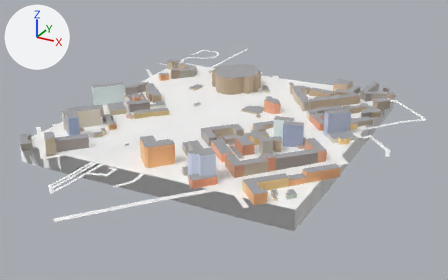
What one commit did to the glTF model public/tiles/1/0_-2.glb.
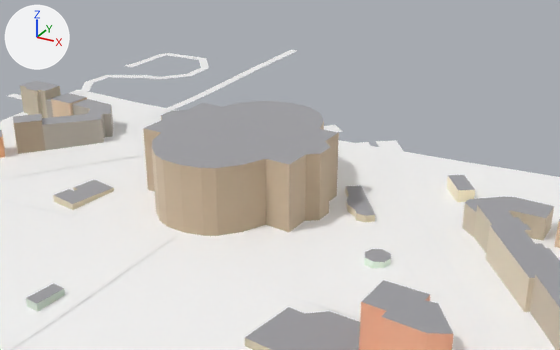
Each version is shown whole from a camera (50 mm lens) standing at (780.0, -176.0, 437.0) and looking at (274.0, 744.0, -23.0), then close up from a camera (50 mm lens) standing at (403.0, 606.0, 189.0) and looking at (222.0, 935.0, 24.0). Arrows for +X, +Y and +Z are at upper left; the lights stay in place. The first two pictures are the older version. Where no turn or scale is listed for an object, it has been applied to the vertices. Vertices at exactly the same position are counted once.

Names of what the first close-up shows: 't1_0_-2'.
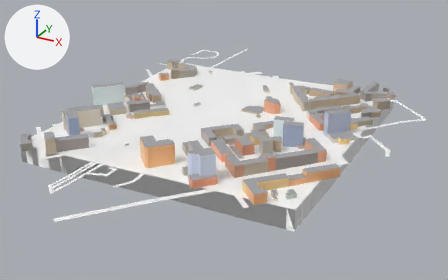
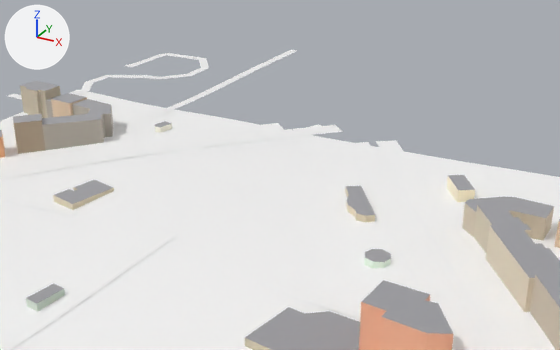
What differs and where, as boxes [x1, y1, x2, y2] in the close-ups (560 x 350 px):
```json
{"part": 1, "of": "me_t1_0__2", "change": "deleted", "before": [143, 101, 339, 236]}
```

The change, as JSON lines over the scene's bpy script:
```json
{"block": "me_t1_0__2", "where": "# used by ob_t1_0__2; location = (278.5, 764.3, 12.7)"}
{"op": "remove", "block": "me_t1_0__2", "code": "me_t1_0__2.from_pydata(...)  # 5663 vertices, 7772 faces; spans x -322.0..322.0, y -422.0..422.0, z -46.0..46.0"}
{"op": "add", "block": "me_t1_0__2", "code": "me_t1_0__2.from_pydata(...)  # 5601 vertices, 7681 faces; spans x -322.0..322.0, y -422.0..422.0, z -46.0..46.0"}
{"block": "me_t1_0__2", "change": "me_t1_0__2 part 1: the loose piece of 62 vertices spanning x -126.0..-25.0, y 111.0..216.0, z -1.0..36.0 is deleted"}
{"block": "me_t1_0__2", "change": "other edits to the shape of me_t1_0__2 do not show in these pictures"}
```
